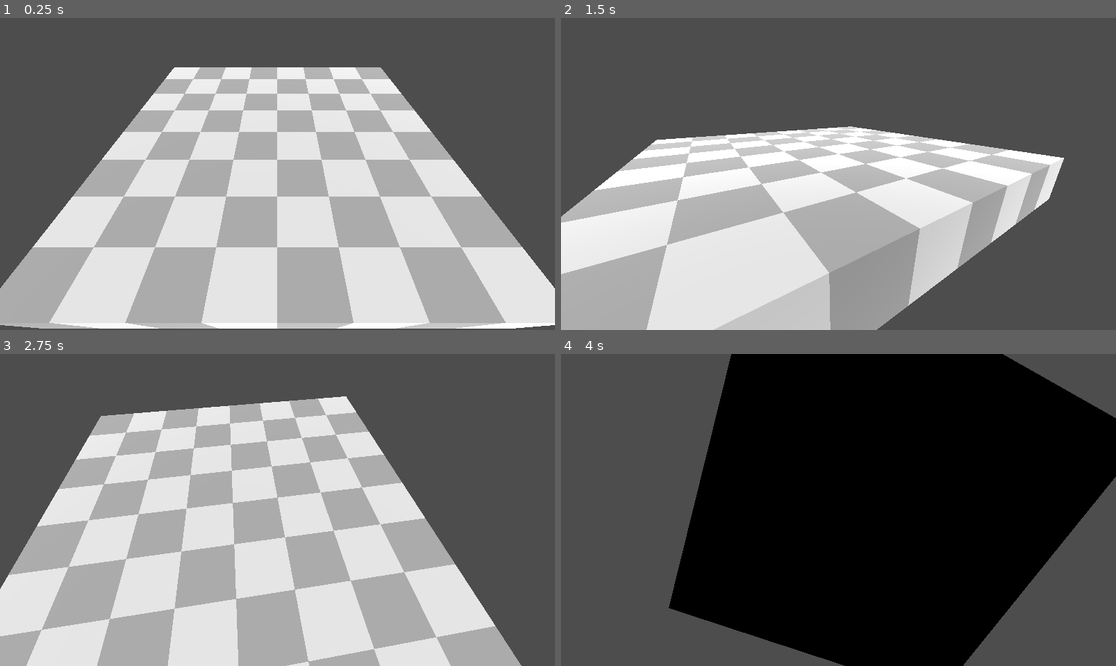
Above: before the commit, frames 1-4 (two rows, left to right).
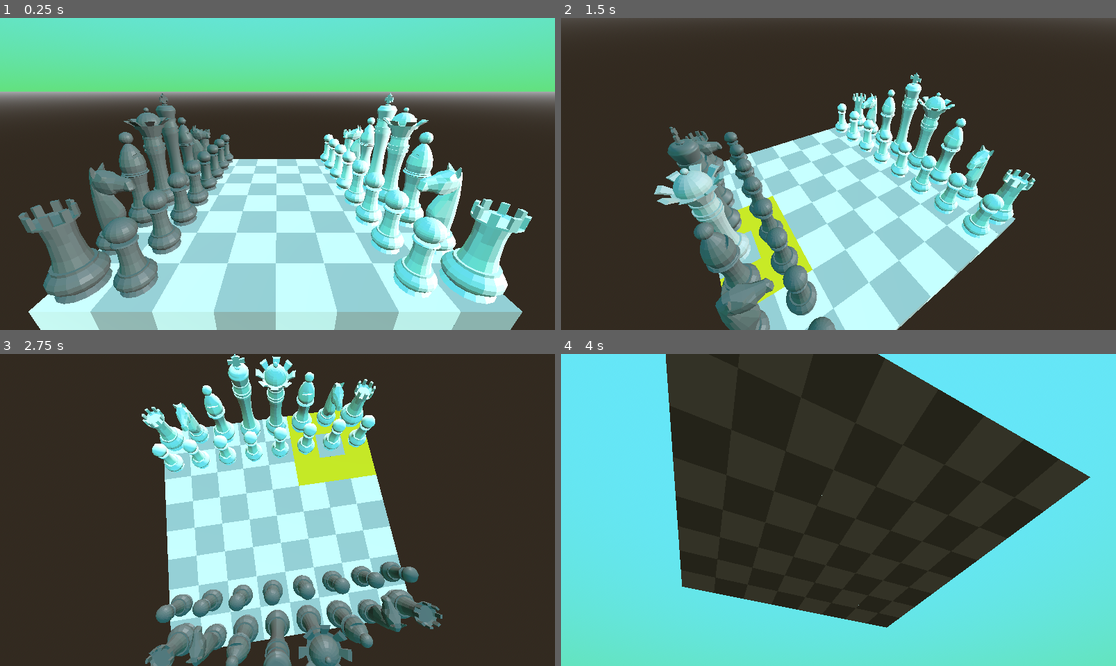
Above: after the commit, the same moments.

Repository: Nickdev8/3d-Chess-web
Game: Godot game, scene res://scenes/main.tscn
Two runs of this game, one before a commit and one after it. Both use one fixed random seed, a clock stepped at 60 frames per second and the inputs below.
Inputs (mouse positions are in pixels of both pictures, inside the frame that each line leads up to):
- Up to frame 1 (0.25 s): no input
- Up to frame 2 (1.5 s): tap Enter at 0.5 s; move the mouse to (960, 158) at 0.52 s; click (960, 158) at 0.67 s; tap Space at 1.25 s; drag from (727, 189) to (810, 236) at 1.27 s
- Up to frame 3 (2.75 s): tap Enter at 2 s; move the mouse to (333, 441) at 2.02 s; click (333, 441) at 2.17 s
- Up to frame 4 (4 s): tap Space at 2.75 s; drag from (810, 572) to (672, 463) at 2.77 s; tap Enter at 3.5 s; move the mouse to (1005, 556) at 3.52 s; click (1005, 556) at 3.67 s

The runs differ from the first frame. In frame 1, 98% of the frame differs, in the area x 0-100%, y 0-100%; in frame 2, 99%; in frame 3, 100%; in frame 4, 100%.
Error after the commit: Cannot call method 'has_meta' on a null value. (res://scripts/InputController.gd:54)

Commit message:
able to click pieces and highlight square arount them

Diff:
--- a/GameManager.gd
+++ /dev/null
@@ -1,14 +0,0 @@
-extends Node
-@onready var board = %Board
-
-const TILE_SCENE = preload("res://scenes/tile.tscn")
-@export var size = 100
-
-func _ready():
-	for x in range(8):
-		for y in range(8):
-			var tile = TILE_SCENE.instantiate()
-			tile.coord = Vector2(x, y)
-			tile.position = Vector3(x, 0, y)
-			tile.name = "Tile_%d_%d" % [x, y]
-			board.add_child(tile)
--- a/project.godot
+++ b/project.godot
@@ -23,6 +23,10 @@
 
 enabled=PackedStringArray("res://addons/godot_super-wakatime/plugin.cfg")
 
+[filesystem]
+
+import/blender/enabled=false
+
 [rendering]
 
 renderer/rendering_method="gl_compatibility"
--- a/scenes/main.tscn
+++ b/scenes/main.tscn
@@ -1,23 +1,97 @@
-[gd_scene load_steps=3 format=3 uid="uid://del61g4dadcq7"]
+[gd_scene load_steps=12 format=3 uid="uid://del61g4dadcq7"]
 
-[ext_resource type="Script" uid="uid://cn20d0moid771" path="res://GameManager.gd" id="1_w0kyx"]
+[ext_resource type="Script" uid="uid://cn20d0moid771" path="res://scripts/GameManager.gd" id="1_w0kyx"]
 [ext_resource type="Script" uid="uid://bopot1u73g5er" path="res://scripts/CameraMovement.gd" id="3_mlkix"]
+[ext_resource type="Script" uid="uid://0q4pkxwq53c7" path="res://scripts/InputController.gd" id="3_o6xl0"]
+[ext_resource type="PackedScene" uid="uid://d4j40da5nfcdb" path="res://scenes/tile.tscn" id="3_tefeu"]
+[ext_resource type="PackedScene" uid="uid://bcvs1gkx6n14a" path="res://assets/queen.gltf" id="4_o6xl0"]
+[ext_resource type="Script" uid="uid://dry1pu6w5tx3o" path="res://scripts/RuleEngine.gd" id="4_tipki"]
+[ext_resource type="PackedScene" uid="uid://ioawu1xpj5x7" path="res://assets/rook.gltf" id="5_tipki"]
+[ext_resource type="PackedScene" uid="uid://7avb2jsrikgg" path="res://assets/pawn.gltf" id="6_85g3d"]
+
+[sub_resource type="ProceduralSkyMaterial" id="ProceduralSkyMaterial_0wfyh"]
+sky_top_color = Color(0.395325, 0.901602, 0.970449, 1)
+sky_horizon_color = Color(0.384314, 0.882353, 0.490196, 1)
+sun_angle_max = 52.22
+sun_curve = 0.261165
+
+[sub_resource type="Sky" id="Sky_sugp2"]
+sky_material = SubResource("ProceduralSkyMaterial_0wfyh")
+
+[sub_resource type="Environment" id="Environment_jyhfs"]
+background_mode = 2
+sky = SubResource("Sky_sugp2")
+ambient_light_source = 3
 
 [node name="Node3D" type="Node3D"]
 
-[node name="GameManager" type="Node" parent="."]
+[node name="WorldEnvironment" type="WorldEnvironment" parent="."]
+environment = SubResource("Environment_jyhfs")
+
+[node name="DirectionalLight3D" type="DirectionalLight3D" parent="."]
+transform = Transform3D(0.911411, -0.219409, -0.348123, 0.354453, 0.848333, 0.393311, 0.209029, -0.481861, 0.85095, 0, 0, 0)
+
+[node name="CameraPivot" type="Node3D" parent="."]
+unique_name_in_owner = true
+transform = Transform3D(-4.37114e-08, 0.374606, -0.927183, 0, 0.927183, 0.374606, 1, 1.63746e-08, -4.05285e-08, 5.2, 1.2, 5.3)
+script = ExtResource("3_mlkix")
+
+[node name="Camera3D" type="Camera3D" parent="CameraPivot"]
+transform = Transform3D(1, 0, 0, 0, 1, 0, 0, 0, 1, 0, 0, 5)
+
+[node name="RayCast" type="RayCast3D" parent="CameraPivot/Camera3D"]
+collide_with_areas = true
+
+[node name="GameManager" type="Node" parent="." node_paths=PackedStringArray("board_root")]
+unique_name_in_owner = true
 script = ExtResource("1_w0kyx")
-size = 1
+board_root = NodePath("../BoardRoot")
+size = 1.5
 
-[node name="Board" type="Node" parent="."]
+[node name="InputController" type="Node" parent="GameManager" node_paths=PackedStringArray("board_root", "camera", "rule_engine")]
+script = ExtResource("3_o6xl0")
+board_root = NodePath("../../BoardRoot")
+camera = NodePath("../../CameraPivot/Camera3D")
+rule_engine = NodePath("../RuleEngine")
+
+[node name="RuleEngine" type="Node" parent="GameManager"]
+script = ExtResource("4_tipki")
+
+[node name="BoardRoot" type="Node3D" parent="."]
 unique_name_in_owner = true
 
-[node name="Pivot" type="Node3D" parent="."]
-transform = Transform3D(1, 0, 0, 0, 0.650058, 0.759884, 0, -0.759884, 0.650058, 3.5, 0, 4.5)
-script = ExtResource("3_mlkix")
+[node name="Node3D" type="Node3D" parent="."]
+visible = false
 
-[node name="Camera3D" type="Camera3D" parent="Pivot"]
-transform = Transform3D(1, 0, 0, 0, 1, 0, 0, 0, 1, 0, 0, 5)
+[node name="StaticBody3D" parent="Node3D" instance=ExtResource("3_tefeu")]
+transform = Transform3D(1, 0, 0, 0, 1, 0, 0, 0, 1, 0.101838, 0, 0.0334463)
 
-[node name="DirectionalLight3D" type="DirectionalLight3D" parent="."]
-transform = Transform3D(0.936507, 0, -0.350649, 0.289939, 0.562401, 0.774365, 0.197205, -0.826865, 0.526692, 0, 0, 0)
+[node name="StaticBody3D2" parent="Node3D" instance=ExtResource("3_tefeu")]
+transform = Transform3D(1, 0, 0, 0, 1, 0, 0, 0, 1, 1.15019, 0, 0.0334463)
+
+[node name="StaticBody3D3" parent="Node3D" instance=ExtResource("3_tefeu")]
+transform = Transform3D(1, 0, 0, 0, 1, 0, 0, 0, 1, 2.17835, 0, 0.0334463)
+
+[node name="StaticBody3D4" parent="Node3D" instance=ExtResource("3_tefeu")]
+transform = Transform3D(1, 0, 0, 0, 1, 0, 0, 0, 1, 0.0458353, 0, 1.10409)
+
+[node name="StaticBody3D5" parent="Node3D" instance=ExtResource("3_tefeu")]
+transform = Transform3D(1, 0, 0, 0, 1, 0, 0, 0, 1, 1.12163, 0, 1.0884)
+
+[node name="StaticBody3D6" parent="Node3D" instance=ExtResource("3_tefeu")]
+transform = Transform3D(1, 0, 0, 0, 1, 0, 0, 0, 1, 2.16298, 0, 1.09899)
+
+[node name="StaticBody3D8" parent="Node3D" instance=ExtResource("3_tefeu")]
+transform = Transform3D(1, 0, 0, 0, 1, 0, 0, 0, 1, 1.10955, 0, 2.16611)
+
+[node name="StaticBody3D7" parent="Node3D" instance=ExtResource("3_tefeu")]
+transform = Transform3D(1, 0, 0, 0, 1, 0, 0, 0, 1, 0.079469, 0, 2.16845)
+
+[node name="rook" parent="Node3D" instance=ExtResource("5_tipki")]
+transform = Transform3D(1, 0, 0, 0, 1, 0, 0, 0, 1, 2.10657, 0, -0.157804)
+
+[node name="pawn" parent="Node3D" instance=ExtResource("6_85g3d")]
+transform = Transform3D(1, 0, 0, 0, 1, 0, 0, 0, 1, 1.15316, 0, 1.07485)
+
+[node name="queen" parent="Node3D" instance=ExtResource("4_o6xl0")]
+transform = Transform3D(1, 0, 0, 0, 1, 0, 0, 0, 1, 1.11751, 0, 0.000424385)
--- /dev/null
+++ b/scenes/piece.tscn
@@ -0,0 +1,6 @@
+[gd_scene load_steps=2 format=3 uid="uid://dl3500qp3lmji"]
+
+[ext_resource type="Script" uid="uid://cbcdimoixcc56" path="res://scripts/piece.gd" id="1_gebih"]
+
+[node name="Area3D" type="Area3D"]
+script = ExtResource("1_gebih")
--- a/scripts/CameraMovement.gd
+++ b/scripts/CameraMovement.gd
@@ -7,6 +7,7 @@
 @export var zoom_speed: float    = 1.0   # units per wheel tick
 @export var min_distance: float  = 2.0
 @export var max_distance: float  = 20.0
+@export var Start_distance: float  = 10.0
 
 @export var pan_speed: float     = 0.005  # tweak to taste
 
@@ -15,7 +16,9 @@
 @onready var camera: Camera3D = $Camera3D
 
 func _ready() -> void:
-	# clamp initial zoom
+	pitch = rotation.x
+	yaw = rotation.y
+	camera.position.z = Start_distance
 	camera.position.z = clamp(camera.position.z, min_distance, max_distance)
 
 func _unhandled_input(event: InputEvent) -> void:
--- /dev/null
+++ b/scripts/GameManager.gd
@@ -0,0 +1,76 @@
+extends Node
+
+@export var board_root: Node3D
+@export var size: float = 1
+
+const TILE_SCENE  = preload("res://scenes/tile.tscn")
+const PIECE_SCENE = preload("res://scenes/piece.tscn")
+
+var board_map: Dictionary = {}
+var starting_positions = [
+	{"type":"rook",   "color":"white", "coord":Vector2i(0,7), "rotation":-90},
+	{"type":"knight", "color":"white", "coord":Vector2i(1,7), "rotation":-90},
+	{"type":"bishop", "color":"white", "coord":Vector2i(2,7), "rotation":-90},
+	{"type":"queen",  "color":"white", "coord":Vector2i(3,7), "rotation":-90},
+	{"type":"king",   "color":"white", "coord":Vector2i(4,7), "rotation":-90},
+	{"type":"bishop", "color":"white", "coord":Vector2i(5,7), "rotation":-90},
+	{"type":"knight", "color":"white", "coord":Vector2i(6,7), "rotation":-90},
+	{"type":"rook",   "color":"white", "coord":Vector2i(7,7), "rotation":-90},
+
+	{"type":"pawn",   "color":"white", "coord":Vector2i(0,6), "rotation":-90},
+	{"type":"pawn",   "color":"white", "coord":Vector2i(1,6), "rotation":-90},
+	{"type":"pawn",   "color":"white", "coord":Vector2i(2,6), "rotation":-90},
+	{"type":"pawn",   "color":"white", "coord":Vector2i(3,6), "rotation":-90},
+	{"type":"pawn",   "color":"white", "coord":Vector2i(4,6), "rotation":-90},
+	{"type":"pawn",   "color":"white", "coord":Vector2i(5,6), "rotation":-90},
+	{"type":"pawn",   "color":"white", "coord":Vector2i(6,6), "rotation":-90},
+	{"type":"pawn",   "color":"white", "coord":Vector2i(7,6), "rotation":-90},
+
+	{"type":"rook",   "color":"black", "coord":Vector2i(0,0), "rotation":90},
+	{"type":"knight", "color":"black", "coord":Vector2i(1,0), "rotation":90},
+	{"type":"bishop", "color":"black", "coord":Vector2i(2,0), "rotation":90},
+	{"type":"queen",  "color":"black", "coord":Vector2i(3,0), "rotation":90},
+	{"type":"king",   "color":"black", "coord":Vector2i(4,0), "rotation":90},
+	{"type":"bishop", "color":"black", "coord":Vector2i(5,0), "rotation":90},
+	{"type":"knight", "color":"black", "coord":Vector2i(6,0), "rotation":90},
+	{"type":"rook",   "color":"black", "coord":Vector2i(7,0), "rotation":90},
+
+	{"type":"pawn",   "color":"black", "coord":Vector2i(0,1), "rotation":90},
+	{"type":"pawn",   "color":"black", "coord":Vector2i(1,1), "rotation":90},
+	{"type":"pawn",   "color":"black", "coord":Vector2i(2,1), "rotation":90},
+	{"type":"pawn",   "color":"black", "coord":Vector2i(3,1), "rotation":90},
+	{"type":"pawn",   "color":"black", "coord":Vector2i(4,1), "rotation":90},
+	{"type":"pawn",   "color":"black", "coord":Vector2i(5,1), "rotation":90},
+	{"type":"pawn",   "color":"black", "coord":Vector2i(6,1), "rotation":90},
+	{"type":"pawn",   "color":"black", "coord":Vector2i(7,1), "rotation":90},
+	# … etc for all 32 pieces …
+]
+func _ready():
+	board_map.clear()
+	_spawn_tiles()     # <<<<<<<<<<<<< make tiles first
+	_spawn_pieces()
+
+
+func _spawn_tiles() -> void:
+	for x in range(8):
+		for y in range(8):
+			var tile = TILE_SCENE.instantiate()
+			tile.coord    = Vector2i(x, y)
+			tile.position = Vector3(x*size, -0.5, y*size)
+			tile.scale    = Vector3(size, 1, size)
+			tile.name     = "Tile_%d_%d" % [x, y]
+			board_root.add_child(tile)
+			# Optionally store tiles in board_map too:
+			# board_map[tile.coord] = tile
+
+
+func _spawn_pieces() -> void:
+	for data in starting_positions:
+		var piece = PIECE_SCENE.instantiate() as Node3D
+		piece.piece_type  = data.type
+		piece.piece_color = data.color
+		piece.coord       = data.coord
+		piece.size        = size
+		piece.rotation_degrees = Vector3(0, data.rotation, 0)
+		board_root.add_child(piece)
+		board_map[piece.coord] = piece
--- /dev/null
+++ b/scripts/InputController.gd
@@ -0,0 +1,150 @@
+# res://scripts/InputController.gd
+extends Node
+
+@export var board_root : Node3D
+@export var camera     : Camera3D
+@export var rule_engine: Node
+
+var selected_piece: Area3D = null
+#var legal_moves: Array[Vector2i] = []
+var legal_moves: Array = []
+var highlighted_tiles: Array[MeshInstance3D] = []
+
+signal piece_selected(piece)
+signal moves_highlighted(moves)
+signal piece_moved(piece, from_coord, to_coord)
+
+func _unhandled_input(ev: InputEvent) -> void:
+	if ev is InputEventMouseButton and ev.button_index == MOUSE_BUTTON_LEFT and ev.pressed:
+
+		# 1) Clear any old highlights
+		_clear_highlights()
+
+		# 2) Build a world-space ray from the click
+		var origin   = camera.project_ray_origin(ev.position)
+		var to_point = origin + camera.project_ray_normal(ev.position) * 1000.0
+
+		# 3) Brute-force every mesh under board_root
+		var best_dist := INF
+		var best_owner: Node        = null
+		var best_mesh_inst: MeshInstance3D = null
+
+		for owner in board_root.get_children():
+			# owner is e.g. an Area3D (piece) or StaticBody3D (tile)
+			var mesh_inst = _find_mesh_instance(owner)
+			if mesh_inst and mesh_inst.mesh:
+				var mesh  = mesh_inst.mesh
+				var faces : PackedVector3Array = mesh.get_faces()
+				var xform : Transform3D       = mesh_inst.global_transform
+
+				# test each triangle in this mesh
+				for i in range(0, faces.size(), 3):
+					var a = xform * faces[i]
+					var b = xform * faces[i + 1]
+					var c = xform * faces[i + 2]
+					var hit = Geometry3D.ray_intersects_triangle(origin, to_point, a, b, c)
+					if hit != null:
+						var d = origin.distance_to(hit)
+						if d < best_dist:
+							best_dist      = d
+							best_owner     = owner
+							best_mesh_inst = mesh_inst
+
+		# 4) Dispatch the nearest hit
+		if best_owner.has_meta("piece_type"):
+			_select_piece(best_owner)
+		elif best_owner.has_meta("coord") and selected_piece != null:
+			# grab the coord we stored on the tile
+			var tile_coord = best_owner.get_meta("coord")
+			_try_move_to(tile_coord)
+
+
+
+func _select_piece(piece: Area3D) -> void:
+	selected_piece = piece
+	print_debug("_select_piece ->", piece.name)
+	# 1) Highlight the piece
+	_highlight_piece(piece)
+	# 2) Compute legal moves
+	legal_moves = rule_engine.get_legal_moves(piece, piece.coord)
+	print_debug("Legal moves for", piece.name, "=", legal_moves)
+	# 3) Highlight tiles
+	_highlight_tiles(legal_moves)
+	emit_signal("piece_selected", piece)
+	emit_signal("moves_highlighted", legal_moves)
+
+
+func _highlight_piece(piece: Area3D) -> void:
+	var mesh_inst = _find_mesh_instance(piece)
+	if mesh_inst and mesh_inst.material_override:
+		var orig = mesh_inst.material_override.albedo_color
+		# lighten by +0.3, clamped
+		var lighter = Color(
+			min(orig.r + 0.3, 1.0),
+			min(orig.g + 0.3, 1.0),
+			min(orig.b + 0.3, 1.0),
+			orig.a
+		)
+		mesh_inst.material_override.albedo_color = lighter
+
+
+func _highlight_tiles(moves: Array) -> void:
+	for coord in moves:
+		var node_name = "Tile_%d_%d" % [coord.x, coord.y]
+		if board_root.has_node(node_name):
+			var tile = board_root.get_node(node_name) as StaticBody3D
+			var mesh_inst = _find_mesh_instance(tile)
+			if mesh_inst and mesh_inst.material_override:
+				# gold-ish color
+				mesh_inst.material_override.albedo_color = Color(1.0, 0.84, 0.0, 1.0)
+				highlighted_tiles.append(mesh_inst)
+
+
+func _clear_highlights() -> void:
+	# reset the previously selected piece’s color
+	if selected_piece != null:
+		var mesh_inst = _find_mesh_instance(selected_piece)
+		if mesh_inst and mesh_inst.material_override:
+			var is_white = selected_piece.piece_color == "white"
+			var orig = Color.WHITE if is_white else Color.DIM_GRAY
+			mesh_inst.material_override.albedo_color = orig
+
+	# reset all highlighted tiles
+	for mesh_inst in highlighted_tiles:
+		var tile = mesh_inst.get_parent() as StaticBody3D
+		var coord = tile.coord
+		var orig  = Color.WHITE if ((coord.x + coord.y) % 2 == 0) else Color.GRAY
+		mesh_inst.material_override.albedo_color = orig
+
+	highlighted_tiles.clear()
+
+
+func _try_move_to(to_coord: Vector2i) -> void:
+	if selected_piece == null:
+		return
+	var piece_name = selected_piece.name
+	print_debug("_try_move_to:", piece_name, "->", to_coord)
+	if to_coord in legal_moves:
+		var from_coord = selected_piece.coord
+		print_debug("Moving", piece_name, "from", from_coord, "to", to_coord)
+		emit_signal("piece_moved", selected_piece, from_coord, to_coord)
+		selected_piece = null
+		legal_moves.clear()
+		highlighted_tiles.clear()
+	else:
+		print_debug("Invalid move:", to_coord, "not in", legal_moves)
+		selected_piece = null
+		legal_moves.clear()
+		highlighted_tiles.clear()
+		emit_signal("moves_highlighted", [])
+
+
+# Depth-first search for the first MeshInstance3D under a node
+func _find_mesh_instance(root: Node) -> MeshInstance3D:
+	if root is MeshInstance3D:
+		return root
+	for child in root.get_children():
+		var found = _find_mesh_instance(child)
+		if found != null:
+			return found
+	return null
--- /dev/null
+++ b/scripts/RuleEngine.gd
@@ -0,0 +1,12 @@
+extends Node
+
+static func get_legal_moves(piece: Node, from: Vector2i) -> Array:
+	var moves: Array = []
+	for dx in [-1, 0, 1]:
+		for dy in [-1, 0, 1]:
+			if dx == 0 and dy == 0:
+				continue
+			var dest = from + Vector2i(dx, dy)
+			if dest.x >= 0 and dest.x < 8 and dest.y >= 0 and dest.y < 8:
+				moves.append(dest)
+	return moves
--- /dev/null
+++ b/scripts/piece.gd
@@ -0,0 +1,63 @@
+extends Area3D
+
+@export var piece_type: String
+@export var piece_color: String
+@export var coord: Vector2i
+@export var size: float = 1.0
+@export var mesh_inst: MeshInstance3D
+@export var collison_inst: CollisionShape3D
+
+func _ready() -> void:
+	# 1) Load & instance the glTF scene
+	var scene_path = "res://assets/%s.gltf" % piece_type
+	var packed: PackedScene = ResourceLoader.load(scene_path)
+	var inst = packed.instantiate() as Node3D
+	add_child(inst)
+	mesh_inst = _find_mesh_instance(inst)
+	set_meta("piece_type", piece_type)
+
+	# 2) Tint meshes (white or gray)
+	if piece_color == "white":
+		_recolor_meshes(Color.WHITE)
+	else:
+		_recolor_meshes(Color.DIM_GRAY)
+
+	# 3) Find the MeshInstance3D and build its convex hull
+	if mesh_inst:
+		collison_inst = CollisionShape3D.new()
+		add_child(collison_inst)
+		# Mesh.create_convex_shape() returns ConvexPolygonShape3D :contentReference[oaicite:1]{index=1}
+		collison_inst.shape = mesh_inst.mesh.create_convex_shape()
+	else:
+		push_warning("No MeshInstance3D found under %s" % scene_path)
+
+	if piece_type == "pawn":
+		collison_inst.scale = Vector3(0.35,0.3,0.35)
+		collison_inst.rotation = rotation*2
+	else:
+		collison_inst.scale = Vector3(0.61,0.61,0.61)
+		collison_inst.rotation = rotation*2
+
+	# 4) Position & physics layers
+	global_transform.origin = Vector3(coord.x * size, 0, coord.y * size)
+	collision_layer = 1
+	collision_mask  = 1
+
+func _recolor_meshes(tint: Color) -> void:
+	var orig = mesh_inst.mesh.surface_get_material(0)
+	if orig == null:
+		orig = StandardMaterial3D.new()
+	var mat = orig.duplicate()
+	mat.albedo_color = tint
+	mesh_inst.material_override = mat
+
+
+# Helper: depth‐first search for MeshInstance3D
+func _find_mesh_instance(root: Node) -> MeshInstance3D:
+	if root is MeshInstance3D:
+		return root
+	for child in root.get_children():
+		var found = _find_mesh_instance(child)
+		if found:
+			return found
+	return null
Not shown, added: assets/bishop.gltf
Not shown, added: assets/bishop.gltf.import
Binary file added: assets/chess.fbx
Not shown, added: assets/chess.fbx.import
Not shown, added: assets/king.gltf
Not shown, added: assets/king.gltf.import
Not shown, added: assets/knight.gltf
Not shown, added: assets/knight.gltf.import
Not shown, added: assets/pawn.gltf
Not shown, added: assets/pawn.gltf.import
Not shown, added: assets/queen.gltf
Not shown, added: assets/queen.gltf.import
(and 8 more such lines)
